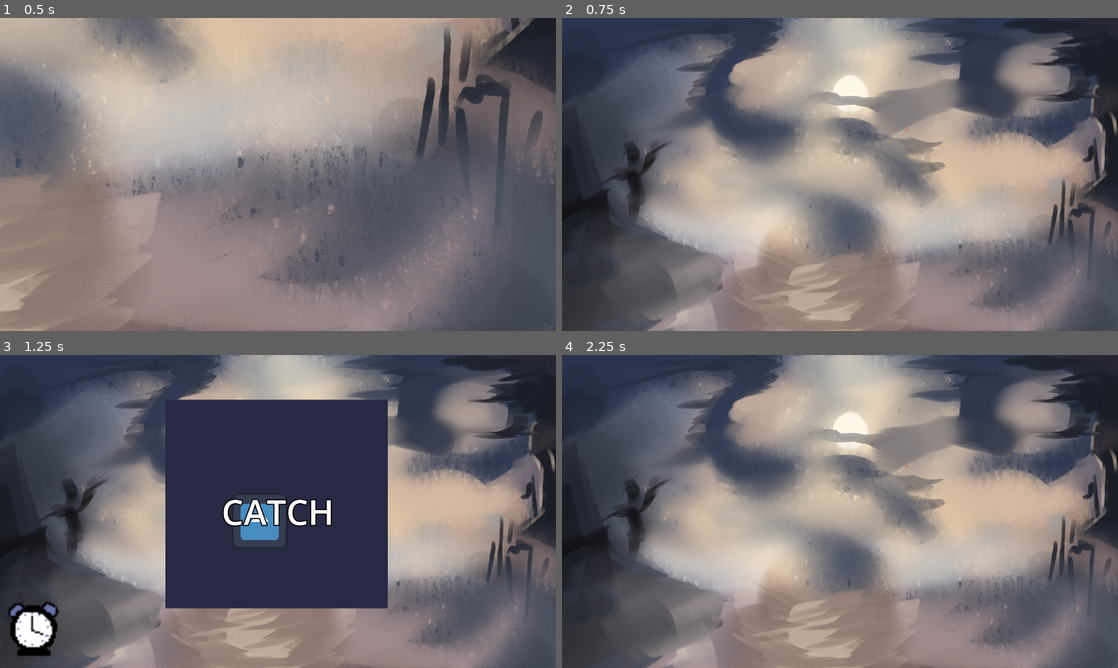
Above: before the commit, frames 1-4 (two rows, left to right).
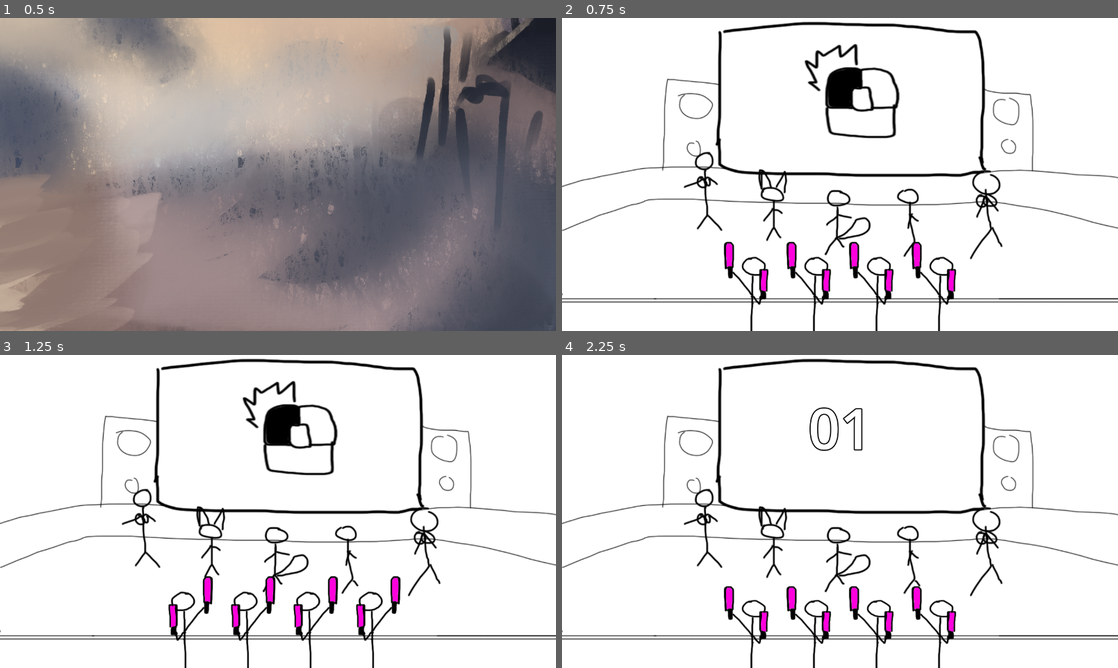
Above: after the commit, the same moments.

Repository: Heydelios/phase-ware
Game: Godot game, scene res://MainScene/main.tscn
The game is run twice, just before and just after one commit, with the same random seed, the same clock (stepped at 60 frames per second) and the same inputs. The engine's default icon, where the game draws it, is replaced by a stand-in: a white triangle on a blue panel in a dark square.
Inputs:
- Up to frame 1 (0.5 s): no input
- Up to frame 2 (0.75 s): tap Enter at 0.5 s; hold W (up) from 0.53 s (still down); hold Space (spacebar) from 0.53 s (still down)
- Up to frame 3 (1.25 s): keep holding W (up); keep holding Space (spacebar)
- Up to frame 4 (2.25 s): release W (up) at 1.28 s; release Space (spacebar) at 1.28 s; tap Space (spacebar) at 1.35 s; hold W (up) from 2.03 s (still down); hold Space (spacebar) from 2.03 s (still down)

Frame 1 is identical in both runs. In frame 2, 99% of the frame differs, in the area x 0-100%, y 0-100%; in frame 3, 99%; in frame 4, 99%.

Commit message:
main loop somewhat done, still needs the speed increase and boss stages

Diff:
--- a/MainScene/main.gd
+++ b/MainScene/main.gd
@@ -1,18 +1,22 @@
+class_name Main
 extends Node2D
 
 enum main_state {INTRO, MINIGAME_START, IN_GAME, MINIGAME_END, GAME_OVER}
-enum control_type {WASD, MASH, MOUSE_POINT, MOUSE_CLICK}
+enum control_type {WASD, MASH, MOUSE_POINT, POINT_AND_CLICK}
 var state := main_state.INTRO
 var intro_scene := preload("res://IntroCutscene/intro.tscn")
 
 var minigame_list : Array[String] = preload("res://MinigameList.tres").path_list
 var next_minigame : Minigame
 var minigame_prompt := preload("res://Minigames/popup_text.tscn")
+var main_screen_display := preload("res://UI/Television/minigame_start.tscn")
 
 var timer : float = 0
 var lives : int = 4
 var speed : float = 1
-var stage_number : int = 0
+var stage_number : int = 1
+
+@onready var anim_player := %AnimationPlayer
 
 # Called when the node enters the scene tree for the first time.
 func _ready() -> void:
@@ -36,8 +40,21 @@
 
 
 func minigame_start(delta: float) -> void:
+	var start_anim_duration : float = 3
+
+	if timer == 0:
+		var main_screen : StartScreen = main_screen_display.instantiate()
+		main_screen.control_type = next_minigame.control_type
+		main_screen.duration = start_anim_duration
+		main_screen.minigame_count = stage_number
+		%Background.add_child(main_screen)
+
 	timer += delta
-	var start_anim_duration : float = .5
+
+	if timer >= start_anim_duration-.2:
+		%HealthBar.anim_player.play("fade_out")
+		anim_player.play("zoom_in")
+
 	if timer >= start_anim_duration:
 		timer = 0
 		state = main_state.IN_GAME
@@ -45,9 +62,12 @@
 		popup.prompt = next_minigame.game_name
 		%Anchor.add_child(next_minigame)
 		%Anchor.add_child(popup)
+
 	print("gamestart " + str(timer))
 
 func minigame_end(delta: float) -> void:
+	if timer == 0:
+		anim_player.play("zoom_out")
 	var end_anim_duration : float = .5
 	timer += delta
 	if timer >= end_anim_duration:
@@ -79,12 +99,14 @@
 		return
 	#Play minigame lost animation
 	var loss_anim_duration : float = .5
+	%HealthBar.lose_hp(lives)
 	print("minigame lost")
 	await get_tree().create_timer(loss_anim_duration).timeout
 	_on_minigame_end()
 
 func _on_minigame_end() -> void:
 	state = main_state.MINIGAME_END
+	%HealthBar.anim_player.play("fade_in")
 	stage_number += 1
 
 func _on_game_over() -> void:
--- a/MainScene/main.tscn
+++ b/MainScene/main.tscn
@@ -2,6 +2,62 @@
 
 [ext_resource type="Script" uid="uid://bmbl86r3ilht8" path="res://MainScene/main.gd" id="1_ig7tw"]
 [ext_resource type="Texture2D" uid="uid://cs440w8ophogp" path="res://Placeholders/makeawish_bg.png" id="2_bo1nx"]
+[ext_resource type="PackedScene" uid="uid://belbcnmqwlyno" path="res://UI/Healthbar/health_bar.tscn" id="3_451ce"]
+[ext_resource type="Texture2D" uid="uid://cg17h0nl5843d" path="res://Placeholders/main_background.png" id="3_rg2y2"]
+
+[sub_resource type="Animation" id="Animation_rg2y2"]
+length = 0.001
+tracks/0/type = "value"
+tracks/0/imported = false
+tracks/0/enabled = true
+tracks/0/path = NodePath("Background:scale")
+tracks/0/interp = 1
+tracks/0/loop_wrap = true
+tracks/0/keys = {
+"times": PackedFloat32Array(0),
+"transitions": PackedFloat32Array(1),
+"update": 0,
+"values": [Vector2(1, 1)]
+}
+
+[sub_resource type="Animation" id="Animation_phgjk"]
+resource_name = "zoom_in"
+length = 0.2
+tracks/0/type = "value"
+tracks/0/imported = false
+tracks/0/enabled = true
+tracks/0/path = NodePath("Background:scale")
+tracks/0/interp = 1
+tracks/0/loop_wrap = true
+tracks/0/keys = {
+"times": PackedFloat32Array(0, 0.15),
+"transitions": PackedFloat32Array(1, 1),
+"update": 0,
+"values": [Vector2(1, 1), Vector2(2.09, 2.09)]
+}
+
+[sub_resource type="Animation" id="Animation_b8f1d"]
+resource_name = "zoom_out"
+length = 0.15
+tracks/0/type = "value"
+tracks/0/imported = false
+tracks/0/enabled = true
+tracks/0/path = NodePath("Background:scale")
+tracks/0/interp = 1
+tracks/0/loop_wrap = true
+tracks/0/keys = {
+"times": PackedFloat32Array(0, 0.15),
+"transitions": PackedFloat32Array(1, 1),
+"update": 0,
+"values": [Vector2(2.09, 2.09), Vector2(1, 1)]
+}
+
+[sub_resource type="AnimationLibrary" id="AnimationLibrary_b8f1d"]
+_data = {
+&"RESET": SubResource("Animation_rg2y2"),
+&"zoom_in": SubResource("Animation_phgjk"),
+&"zoom_out": SubResource("Animation_b8f1d")
+}
 
 [node name="Main" type="Node2D" unique_id=1270216196]
 script = ExtResource("1_ig7tw")
@@ -12,10 +68,24 @@
 texture = ExtResource("2_bo1nx")
 
 [node name="Background" type="TextureRect" parent="." unique_id=1610300915]
-offset_right = 1280.0
-offset_bottom = 720.0
-texture = ExtResource("2_bo1nx")
+unique_name_in_owner = true
+offset_right = 1336.842
+offset_bottom = 750.14355
+pivot_offset = Vector2(690.255, 0)
+texture = ExtResource("3_rg2y2")
 expand_mode = 1
 
-[node name="Anchor" type="Node" parent="." unique_id=1451415129]
+[node name="HealthBar" parent="Background" unique_id=978313437 instance=ExtResource("3_451ce")]
 unique_name_in_owner = true
+layout_mode = 1
+offset_left = -668.421
+offset_top = -14.51355
+offset_right = -132.42102
+offset_bottom = 199.48645
+
+[node name="Anchor" type="Node" parent="Background" unique_id=1451415129]
+unique_name_in_owner = true
+
+[node name="AnimationPlayer" type="AnimationPlayer" parent="." unique_id=2030743586]
+unique_name_in_owner = true
+libraries/ = SubResource("AnimationLibrary_b8f1d")
--- a/MinigameList.tres
+++ b/MinigameList.tres
@@ -4,4 +4,4 @@
 
 [resource]
 script = ExtResource("1_gadvr")
-path_list = Array[String](["res://Minigames/TestMinigame/minigame.tscn", "res://Minigames/JordanMinigame/example_game.tscn"])
+path_list = Array[String](["res://Minigames/DebugMinigame/debug_minigame.tscn", "res://Minigames/JordanMinigame/example_game.tscn"])
--- /dev/null
+++ b/Minigames/DebugMinigame/debug_minigame.gd
@@ -0,0 +1,13 @@
+extends Minigame
+
+func _unhandled_input(event):
+	if event is InputEventKey:
+		if event.pressed and event.is_action_pressed("spacebar"):
+			Events.minigame_won.emit()
+			queue_free()
+		if event.pressed and event.is_action_pressed("up"):
+			_minigame_loss()
+
+func _minigame_loss() -> void:
+	Events.minigame_lost.emit()
+	queue_free()
--- /dev/null
+++ b/Minigames/DebugMinigame/debug_minigame.tscn
@@ -0,0 +1,17 @@
+[gd_scene format=3 uid="uid://dqe13q8s6ppq5"]
+
+[ext_resource type="Script" uid="uid://b1liviqdqxoch" path="res://Minigames/DebugMinigame/debug_minigame.gd" id="1_j12sf"]
+[ext_resource type="Texture2D" uid="uid://u1hhpmcbpxp6" path="res://Placeholders/selection_dizzy.png" id="2_1mfso"]
+[ext_resource type="PackedScene" uid="uid://bf5gy570leb4q" path="res://UI/Clock/clock.tscn" id="3_phipw"]
+
+[node name="DebugMinigame" type="Node2D" unique_id=1691593152]
+script = ExtResource("1_j12sf")
+game_name = "PRESS SPACE"
+control_type = 1
+metadata/_custom_type_script = "uid://bj8mao1xq2nsv"
+
+[node name="Sprite2D" type="Sprite2D" parent="." unique_id=1820476784]
+position = Vector2(636, 657)
+texture = ExtResource("2_1mfso")
+
+[node name="Clock" parent="." unique_id=817307990 instance=ExtResource("3_phipw")]
--- a/Minigames/JordanMinigame/example_game.gd
+++ b/Minigames/JordanMinigame/example_game.gd
@@ -8,3 +8,6 @@
 func _on_texture_button_pressed() -> void:
 	Events.minigame_won.emit()
 	queue_free()
+
+func _unhandled_input(event):
+	pass
--- a/Minigames/JordanMinigame/example_game.tscn
+++ b/Minigames/JordanMinigame/example_game.tscn
@@ -3,11 +3,12 @@
 [ext_resource type="Script" uid="uid://b5nag41gmlvps" path="res://Minigames/JordanMinigame/example_game.gd" id="1_8dx0r"]
 [ext_resource type="Texture2D" uid="uid://cjbtpw4lbjn24" path="res://icon.svg" id="3_ujtnf"]
 [ext_resource type="Script" uid="uid://spqi7ivocbsg" path="res://Minigames/JordanMinigame/example_game/dvd_logo.gd" id="4_4bytl"]
-[ext_resource type="PackedScene" uid="uid://bf5gy570leb4q" path="res://Clock/clock.tscn" id="4_yucji"]
+[ext_resource type="PackedScene" uid="uid://bf5gy570leb4q" path="res://UI/Clock/clock.tscn" id="4_yucji"]
 
 [node name="Example Game" type="Node2D" unique_id=1542663600]
 script = ExtResource("1_8dx0r")
 game_name = "CATCH"
+control_type = 3
 
 [node name="Background" type="ColorRect" parent="." unique_id=1331691607]
 offset_left = 381.0
--- a/Minigames/TestMinigame/minigame.gd
+++ b/Minigames/minigame.gd
@@ -2,7 +2,7 @@
 extends Node2D
 
 @export var game_name : String
-@export var control_type : int
+@export var control_type : Main.control_type
 @onready var speed : float = 1
 
 var time_allowed : float = 100
@@ -19,13 +19,14 @@
 
 
 func _unhandled_input(event):
-	if event is InputEventKey:
-		if event.pressed and event.is_action_pressed("spacebar"):
-			Events.minigame_won.emit()
-			queue_free()
-		if event.pressed and event.is_action_pressed("up"):
-			_minigame_loss()
+	pass
+
+
 
 func _minigame_loss() -> void:
 	Events.minigame_lost.emit()
 	queue_free()
+
+func _minigame_won() -> void:
+	Events.minigame_won.emit()
+	queue_free()
--- a/Minigames/TestMinigame/minigame.tscn
+++ b/Minigames/minigame.tscn
@@ -1,8 +1,8 @@
 [gd_scene format=3 uid="uid://bcjfjnem71v7w"]
 
-[ext_resource type="Script" uid="uid://bj8mao1xq2nsv" path="res://Minigames/TestMinigame/minigame.gd" id="1_4bqly"]
+[ext_resource type="Script" uid="uid://bj8mao1xq2nsv" path="res://Minigames/minigame.gd" id="1_4bqly"]
 [ext_resource type="Texture2D" uid="uid://u1hhpmcbpxp6" path="res://Placeholders/selection_dizzy.png" id="2_h2c4i"]
-[ext_resource type="PackedScene" uid="uid://bf5gy570leb4q" path="res://Clock/clock.tscn" id="3_oko1j"]
+[ext_resource type="PackedScene" uid="uid://bf5gy570leb4q" path="res://UI/Clock/clock.tscn" id="3_oko1j"]
 
 [node name="Minigame" type="Node2D" unique_id=599418719]
 script = ExtResource("1_4bqly")
--- a/Clock/clock.tscn
+++ b/UI/Clock/clock.tscn
@@ -1,7 +1,7 @@
 [gd_scene format=3 uid="uid://bf5gy570leb4q"]
 
-[ext_resource type="Texture2D" uid="uid://tfrd4sh580mv" path="res://Clock/clock.png" id="1_ga67c"]
-[ext_resource type="Script" uid="uid://c5krmd31roxln" path="res://Clock/clock.gd" id="1_s7hhp"]
+[ext_resource type="Texture2D" uid="uid://tfrd4sh580mv" path="res://UI/Clock/clock.png" id="1_ga67c"]
+[ext_resource type="Script" uid="uid://c5krmd31roxln" path="res://UI/Clock/clock.gd" id="1_s7hhp"]
 [ext_resource type="Script" uid="uid://cuqsrnpd4l723" path="res://utils/handy_atlas.gd" id="2_1ixnv"]
 
 [sub_resource type="AtlasTexture" id="AtlasTexture_0t2r4"]
--- /dev/null
+++ b/UI/ControlDisplay/control_display.gd
@@ -0,0 +1,16 @@
+class_name ControlDisplay
+extends TextureRect
+
+var control_type : Main.control_type
+@onready var duration : float = .3
+
+var texture_array : Array[Texture2D] = [
+	preload("res://UI/ControlDisplay/wasd_icon.png"),
+	preload("res://UI/ControlDisplay/mash_icon.png"),
+	preload("res://UI/ControlDisplay/point_icon.png"),
+	preload("res://UI/ControlDisplay/pointnclick_icon.png"),
+]
+
+func update_display(type: Main.control_type) -> void:
+	control_type = type
+	texture = texture_array[control_type]
--- /dev/null
+++ b/UI/ControlDisplay/control_display.tscn
@@ -0,0 +1,15 @@
+[gd_scene format=3 uid="uid://duwj1py72ecfe"]
+
+[ext_resource type="Script" uid="uid://cvvmpb42c1mgd" path="res://UI/ControlDisplay/control_display.gd" id="1_gcfxr"]
+
+[node name="ControlDisplay" type="TextureRect" unique_id=1117378297]
+custom_minimum_size = Vector2(220, 220)
+anchors_preset = 5
+anchor_left = 0.5
+anchor_right = 0.5
+offset_left = -110.0
+offset_top = 66.965
+offset_right = 110.0
+offset_bottom = 286.9651
+grow_horizontal = 2
+script = ExtResource("1_gcfxr")
--- /dev/null
+++ b/UI/Healthbar/health_bar.gd
@@ -0,0 +1,17 @@
+class_name HealthBar
+extends HBoxContainer
+
+@onready var anim_player := %AnimationPlayer
+
+# Called when the node enters the scene tree for the first time.
+func _ready() -> void:
+	anim_player.play("fade_in")
+
+
+# Called every frame. 'delta' is the elapsed time since the previous frame.
+func _process(delta: float) -> void:
+	pass
+
+func lose_hp(id: int) -> void:
+	var health_point = get_child(id) as HealthPoint
+	health_point.remove_self()
--- /dev/null
+++ b/UI/Healthbar/health_bar.tscn
@@ -0,0 +1,91 @@
+[gd_scene format=3 uid="uid://belbcnmqwlyno"]
+
+[ext_resource type="Script" uid="uid://bm2bivqcse12i" path="res://UI/Healthbar/health_bar.gd" id="1_0yfa0"]
+[ext_resource type="PackedScene" uid="uid://bqp63i7kroum8" path="res://UI/Healthbar/health_point.tscn" id="1_pvc2v"]
+
+[sub_resource type="Animation" id="Animation_0yfa0"]
+length = 0.001
+tracks/0/type = "value"
+tracks/0/imported = false
+tracks/0/enabled = true
+tracks/0/path = NodePath(".:position")
+tracks/0/interp = 1
+tracks/0/loop_wrap = true
+tracks/0/keys = {
+"times": PackedFloat32Array(0),
+"transitions": PackedFloat32Array(1),
+"update": 0,
+"values": [Vector2(0, 735.63)]
+}
+
+[sub_resource type="Animation" id="Animation_4hvvh"]
+resource_name = "fade_in"
+length = 0.2
+tracks/0/type = "value"
+tracks/0/imported = false
+tracks/0/enabled = true
+tracks/0/path = NodePath(".:position")
+tracks/0/interp = 1
+tracks/0/loop_wrap = true
+tracks/0/keys = {
+"times": PackedFloat32Array(0, 0.2),
+"transitions": PackedFloat32Array(1, 1),
+"update": 0,
+"values": [Vector2(372, 735), Vector2(372, 506)]
+}
+
+[sub_resource type="Animation" id="Animation_cwoej"]
+resource_name = "fade_out"
+length = 0.2
+tracks/0/type = "value"
+tracks/0/imported = false
+tracks/0/enabled = true
+tracks/0/path = NodePath(".:position")
+tracks/0/interp = 1
+tracks/0/loop_wrap = true
+tracks/0/keys = {
+"times": PackedFloat32Array(0, 0.2),
+"transitions": PackedFloat32Array(1, 1),
+"update": 0,
+"values": [Vector2(372, 506), Vector2(372, 735)]
+}
+
+[sub_resource type="AnimationLibrary" id="AnimationLibrary_1ajei"]
+_data = {
+&"RESET": SubResource("Animation_0yfa0"),
+&"fade_in": SubResource("Animation_4hvvh"),
+&"fade_out": SubResource("Animation_cwoej")
+}
+
+[node name="HealthBar" type="HBoxContainer" unique_id=978313437]
+anchors_preset = 7
+anchor_left = 0.5
+anchor_top = 1.0
+anchor_right = 0.5
+anchor_bottom = 1.0
+offset_left = -640.0
+offset_top = 15.630005
+offset_right = -104.0
+offset_bottom = 229.63
+grow_horizontal = 2
+grow_vertical = 0
+size_flags_horizontal = 3
+size_flags_vertical = 8
+theme_override_constants/separation = 40
+script = ExtResource("1_0yfa0")
+
+[node name="TextureRect" parent="." unique_id=1372659406 instance=ExtResource("1_pvc2v")]
+layout_mode = 2
+
+[node name="TextureRect2" parent="." unique_id=1077981126 instance=ExtResource("1_pvc2v")]
+layout_mode = 2
+
+[node name="TextureRect3" parent="." unique_id=1722885254 instance=ExtResource("1_pvc2v")]
+layout_mode = 2
+
+[node name="TextureRect4" parent="." unique_id=954115903 instance=ExtResource("1_pvc2v")]
+layout_mode = 2
+
+[node name="AnimationPlayer" type="AnimationPlayer" parent="." unique_id=4234091]
+unique_name_in_owner = true
+libraries/ = SubResource("AnimationLibrary_1ajei")
--- /dev/null
+++ b/UI/Healthbar/health_point.gd
@@ -0,0 +1,10 @@
+class_name HealthPoint
+extends TextureRect
+
+@onready var anim_player := %AnimationPlayer
+
+func _process(delta: float) -> void:
+	pass
+
+func remove_self() -> void:
+	visible = false
--- /dev/null
+++ b/UI/Healthbar/health_point.tscn
@@ -0,0 +1,78 @@
+[gd_scene format=3 uid="uid://bqp63i7kroum8"]
+
+[ext_resource type="Texture2D" uid="uid://djowa0ovdqfcr" path="res://Placeholders/health_point.png" id="1_robop"]
+[ext_resource type="Script" uid="uid://ccvfyx4wxa2sb" path="res://UI/Healthbar/health_point.gd" id="2_robop"]
+
+[sub_resource type="Animation" id="Animation_robop"]
+length = 0.001
+tracks/0/type = "value"
+tracks/0/imported = false
+tracks/0/enabled = true
+tracks/0/path = NodePath(".:scale")
+tracks/0/interp = 1
+tracks/0/loop_wrap = true
+tracks/0/keys = {
+"times": PackedFloat32Array(0),
+"transitions": PackedFloat32Array(1),
+"update": 0,
+"values": [Vector2(1, 1)]
+}
+tracks/1/type = "value"
+tracks/1/imported = false
+tracks/1/enabled = true
+tracks/1/path = NodePath(".:position")
+tracks/1/interp = 1
+tracks/1/loop_wrap = true
+tracks/1/keys = {
+"times": PackedFloat32Array(0),
+"transitions": PackedFloat32Array(1),
+"update": 0,
+"values": [Vector2(0, 30.855)]
+}
+
+[sub_resource type="Animation" id="Animation_augbx"]
+resource_name = "loop"
+length = 0.8
+loop_mode = 1
+tracks/0/type = "value"
+tracks/0/imported = false
+tracks/0/enabled = true
+tracks/0/path = NodePath(".:scale")
+tracks/0/interp = 1
+tracks/0/loop_wrap = true
+tracks/0/keys = {
+"times": PackedFloat32Array(0, 0.22333334, 0.23333333, 0.43333334, 0.61901706, 0.6333333, 0.7979237),
+"transitions": PackedFloat32Array(1, 1, 1, 1, 1, 1, 1),
+"update": 0,
+"values": [Vector2(1, 1), Vector2(1, 0.87), Vector2(-1, 0.87), Vector2(-1, 1), Vector2(-1, 0.87), Vector2(1, 0.87), Vector2(1, 1)]
+}
+tracks/1/type = "value"
+tracks/1/imported = false
+tracks/1/enabled = false
+tracks/1/path = NodePath(".:position")
+tracks/1/interp = 1
+tracks/1/loop_wrap = true
+tracks/1/keys = {
+"times": PackedFloat32Array(0, 0.22333334, 0.23333333, 0.43333334, 0.61901706, 0.6333333, 0.7979237),
+"transitions": PackedFloat32Array(1, 1, 1, 1, 1, 1, 1),
+"update": 0,
+"values": [Vector2(0, 0), Vector2(0, 30.855), Vector2(124.42, 30.855), Vector2(124.42, 0), Vector2(124.42, 30.855), Vector2(0, 30.855), Vector2(0, 0)]
+}
+
+[sub_resource type="AnimationLibrary" id="AnimationLibrary_kjkmj"]
+_data = {
+&"RESET": SubResource("Animation_robop"),
+&"loop": SubResource("Animation_augbx")
+}
+
+[node name="TextureRect" type="TextureRect" unique_id=1372659406]
+offset_right = 120.00026
+offset_bottom = 214.0
+pivot_offset = Vector2(59.44, 213.93)
+texture = ExtResource("1_robop")
+script = ExtResource("2_robop")
+
+[node name="AnimationPlayer" type="AnimationPlayer" parent="." unique_id=109942343]
+unique_name_in_owner = true
+libraries/ = SubResource("AnimationLibrary_kjkmj")
+autoplay = &"loop"
--- /dev/null
+++ b/UI/Television/minigame_start.gd
@@ -0,0 +1,40 @@
+class_name StartScreen
+extends Control
+
+@onready var control_type : Main.control_type
+@onready var minigame_count : int
+@onready var duration : float
+var snow_duration = 0.4
+
+# Called when the node enters the scene tree for the first time.
+func _ready() -> void:
+	%ControlDisplay.update_display(control_type)
+
+	%Value.text = str(minigame_count)
+	if minigame_count < 10:
+		%Value.text = "0" + str(minigame_count)
+
+	duration = (duration-snow_duration)/2
+	duration -= snow_duration
+	get_tree().create_timer(duration).timeout.connect(display_snow)
+
+
+# Called every frame. 'delta' is the elapsed time since the previous frame.
+func _process(delta: float) -> void:
+	pass
+
+func display_snow() -> void:
+	%ControlDisplay.visible = false
+	%Snow.visible = true
+	get_tree().create_timer(snow_duration).timeout.connect(display_counter)
+
+func display_counter() -> void:
+	%Snow.visible = false
+	%MinigameCounter.visible = true
+	get_tree().create_timer(duration).timeout.connect(hide_counter)
+
+func hide_counter() -> void:
+	print("go here?")
+	%MinigameCounter.visible = false
+	%Snow.visible = true
+	get_tree().create_timer(snow_duration).timeout.connect(queue_free)
--- /dev/null
+++ b/UI/Television/minigame_start.tscn
@@ -0,0 +1,73 @@
+[gd_scene format=3 uid="uid://dyfsknl8t7dfr"]
+
+[ext_resource type="Script" uid="uid://ccw6crxs3xs73" path="res://UI/Television/minigame_start.gd" id="1_bayxi"]
+[ext_resource type="Script" uid="uid://cvvmpb42c1mgd" path="res://UI/ControlDisplay/control_display.gd" id="1_wq7y7"]
+[ext_resource type="Texture2D" uid="uid://b03ofxmc7gk0c" path="res://UI/ControlDisplay/wasd_icon.png" id="2_ydlbs"]
+
+[sub_resource type="CanvasTexture" id="CanvasTexture_bayxi"]
+
+[sub_resource type="NoiseTexture2D" id="NoiseTexture2D_bayxi"]
+
+[node name="MinigameStart" type="Control" unique_id=2128154809]
+layout_mode = 3
+anchors_preset = 15
+anchor_right = 1.0
+anchor_bottom = 1.0
+grow_horizontal = 2
+grow_vertical = 2
+script = ExtResource("1_bayxi")
+
+[node name="ControlDisplay" type="TextureRect" parent="." unique_id=308252282]
+unique_name_in_owner = true
+custom_minimum_size = Vector2(220, 220)
+layout_mode = 1
+anchors_preset = 5
+anchor_left = 0.5
+anchor_right = 0.5
+offset_left = -20.0
+offset_top = 58.0
+offset_right = 20.0
+offset_bottom = 98.00002
+grow_horizontal = 2
+texture = ExtResource("2_ydlbs")
+script = ExtResource("1_wq7y7")
+metadata/_custom_type_script = "uid://cvvmpb42c1mgd"
+
+[node name="MinigameCounter" type="TextureRect" parent="." unique_id=1949970207]
+unique_name_in_owner = true
+visible = false
+custom_minimum_size = Vector2(220, 220)
+layout_mode = 0
+offset_left = 530.0
+offset_top = 58.0
+offset_right = 750.0
+offset_bottom = 278.0
+texture = SubResource("CanvasTexture_bayxi")
+expand_mode = 1
+
+[node name="Value" type="Label" parent="MinigameCounter" unique_id=716745477]
+unique_name_in_owner = true
+layout_mode = 1
+anchors_preset = 15
+anchor_right = 1.0
+anchor_bottom = 1.0
+grow_horizontal = 2
+grow_vertical = 2
+theme_override_colors/font_outline_color = Color(0, 0, 0, 1)
+theme_override_constants/outline_size = 10
+theme_override_font_sizes/font_size = 128
+text = "01"
+horizontal_alignment = 1
+vertical_alignment = 1
+
+[node name="Snow" type="TextureRect" parent="." unique_id=219043319]
+unique_name_in_owner = true
+visible = false
+custom_minimum_size = Vector2(220, 220)
+layout_mode = 0
+offset_left = 530.0
+offset_top = 58.0
+offset_right = 750.0
+offset_bottom = 278.0
+texture = SubResource("NoiseTexture2D_bayxi")
+expand_mode = 1
Not shown, added: Minigames/DebugMinigame/debug_minigame.gd.uid
Renamed: Minigames/TestMinigame/minigame.gd.uid -> Minigames/minigame.gd.uid
Binary file added: Placeholders/health_point.png
Not shown, added: Placeholders/health_point.png.import
Binary file added: Placeholders/main_background.png
Not shown, added: Placeholders/main_background.png.import
Renamed: Clock/clock.gd -> UI/Clock/clock.gd
Renamed: Clock/clock.gd.uid -> UI/Clock/clock.gd.uid
Renamed: Clock/clock.png -> UI/Clock/clock.png
Not shown, added: UI/Clock/clock.png.import
Not shown, added: UI/ControlDisplay/control_display.gd.uid
Binary file added: UI/ControlDisplay/mash_icon.png
(and 12 more such lines)
